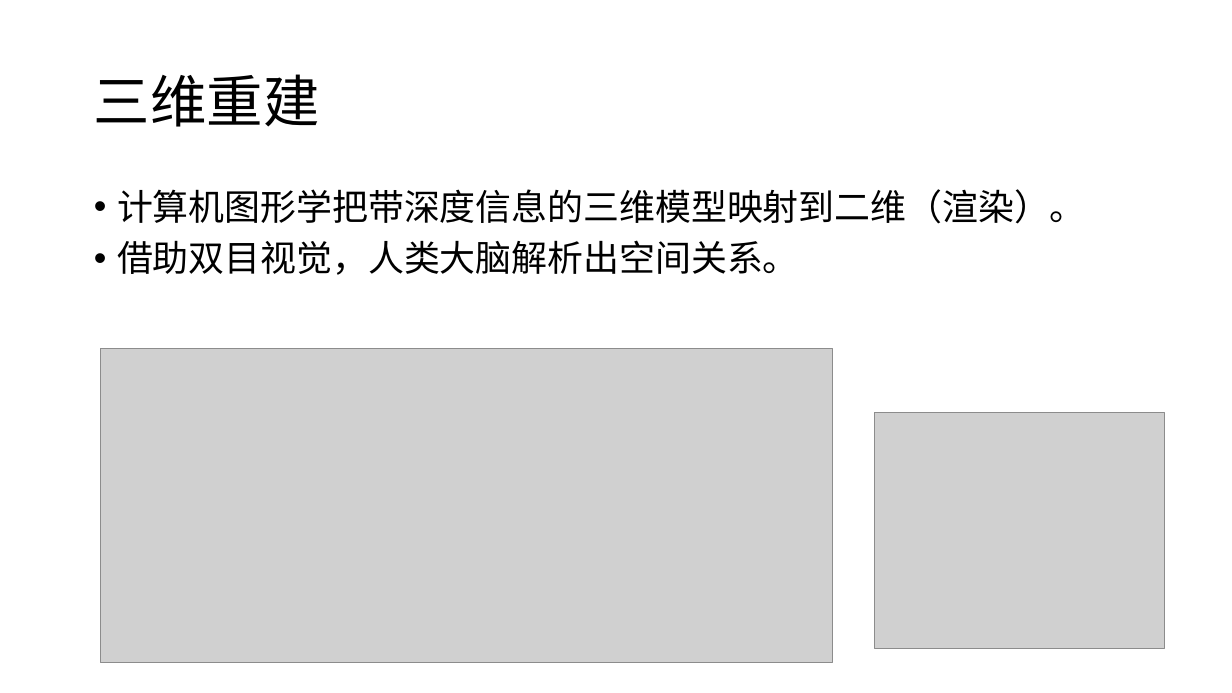
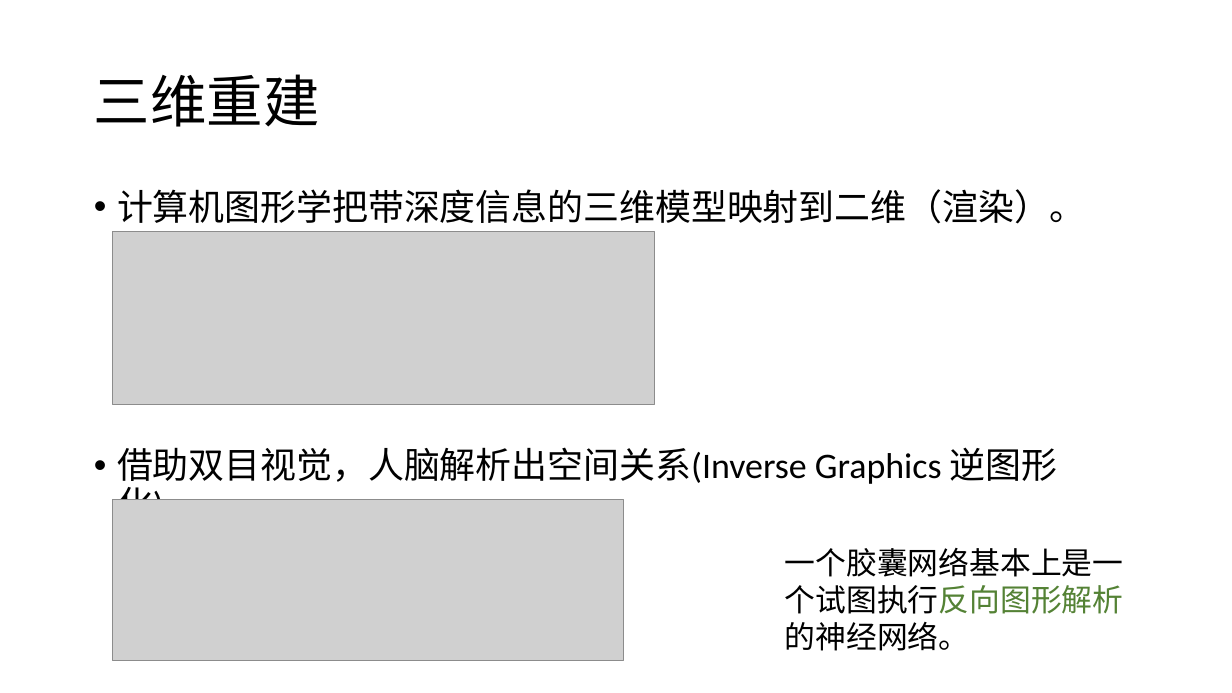
Before and after one commit to foamliu/Learning-DL, a slide deck: slide 6 of capsnet/CapsNet.pptx. Drawn at 1232x693 pixels with LibreOffice and Linux fonts; fonts in the diff are those of the drawing; grey boxes stand for pictures. Boxes give left, top, right and bottom in pixels: in the first picture for what was removed or moved away, otherwise in the second. Text is boxed around its words. In the diff, an @@ line names an element or a change of style, - is before the commit and + after.

```diff
--- a/capsnet/CapsNet.pptx
+++ b/capsnet/CapsNet.pptx
@@ picture added at (113, 231, 654, 405) @@
@@ picture removed at (100, 348, 833, 663) @@
@@ picture removed at (875, 412, 1165, 648) @@
@@ text at (117, 447, 1058, 500): text changed @@
-• 借助双目视觉，人类大脑解析出空间关系。
+• 借助双目视觉，人脑解析出空间关系(Inverse Graphics 逆图形化)。
@@ picture added at (113, 500, 624, 661) @@
@@ text added at (785, 548, 1124, 651), 24 pt, text #000000 @@
+一个胶囊网络基本上是一个试图执行反向图形解析的神经网络。
```
Also in this commit, not shown: 4 other slides changed, 10 slides added, 2 slides removed, 1 other file.
